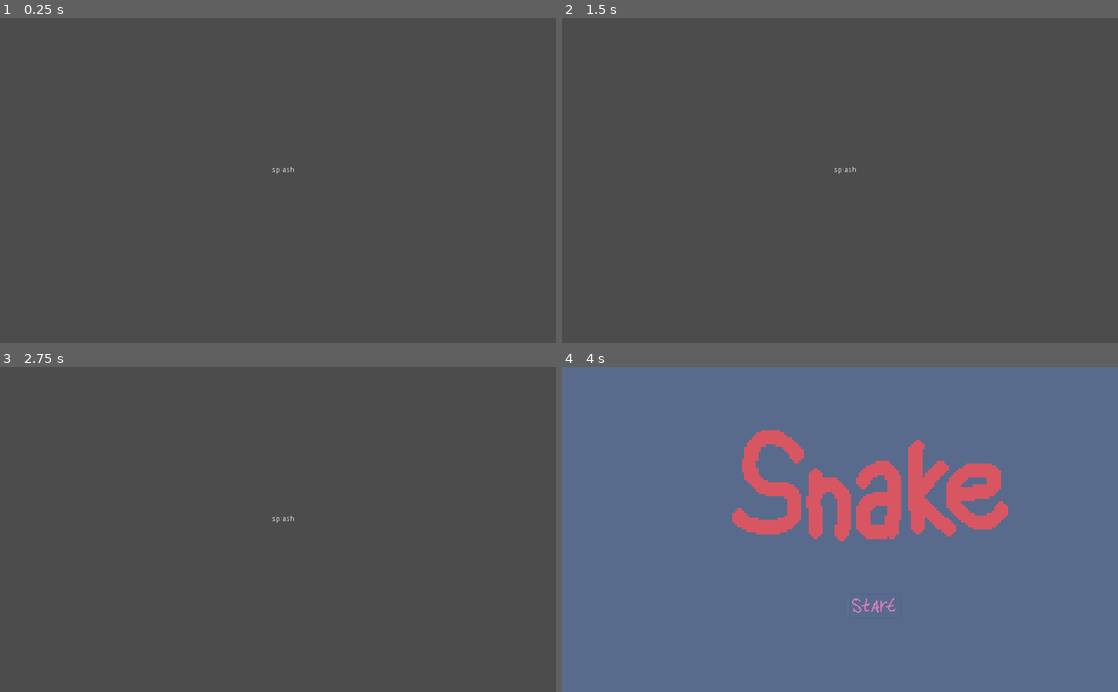
Above: before the commit, frames 1-4 (two rows, left to right).
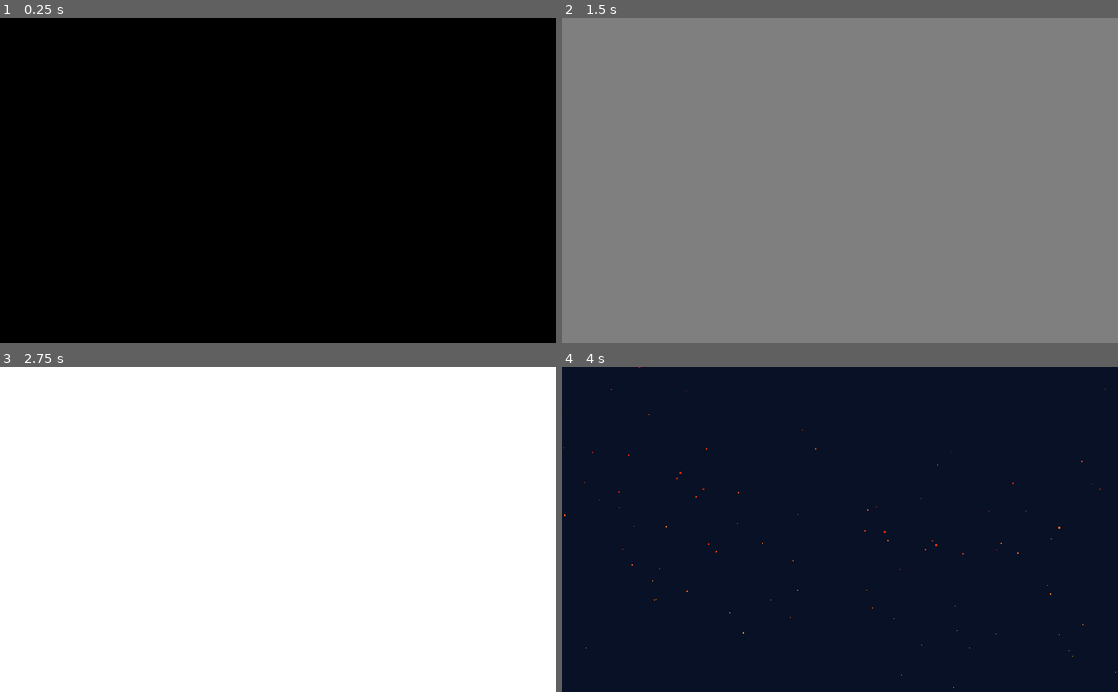
Above: after the commit, the same moments.

Repository: skarnl/godot--gwj31
Game: Godot game, scene res://screens/splash.tscn
The game is run twice, just before and just after one commit, with the same random seed, the same clock (stepped at 60 frames per second) and the same inputs. The engine's default icon, where the game draws it, is replaced by a stand-in: a white triangle on a blue panel in a dark square.
Inputs (mouse positions are in pixels of both pictures, inside the frame that each line leads up to):
- Up to frame 1 (0.25 s): no input
- Up to frame 2 (1.5 s): tap Enter at 0.5 s; move the mouse to (962, 164) at 0.52 s; hold Right (ui_right) 0.53-1.28 s; move the mouse to (728, 196) at 1.27 s; hold Down (ui_down) from 1.28 s (still down)
- Up to frame 3 (2.75 s): move the mouse to (333, 458) at 2.02 s; release Down (ui_down) at 2.03 s; hold Right (ui_right) from 2.03 s (still down)
- Up to frame 4 (4 s): tap Space at 2.75 s; move the mouse to (812, 594) at 2.77 s; release Right (ui_right) at 2.78 s; hold Up (ui_up) 2.78-3.53 s; move the mouse to (1006, 578) at 3.52 s; hold Left (ui_left) from 3.53 s (still down)

The runs differ from the first frame. In frame 1, 100% of the frame differs, in the area x 0-100%, y 0-100%; in frame 2, 100%; in frame 3, 100%; in frame 4, 100%.

Commit message:
Created intro screen thing splash

Diff:
--- a/screens/splash.gd
+++ b/screens/splash.gd
@@ -1,8 +1,23 @@
-extends Node2D
+extends Control
 
 
-# Called when the node enters the scene tree for the first time.
-func _ready():
-	yield(get_tree().create_timer(3.0), "timeout")
+export(String) var game_title : String
 
-	Game.transition_to(Game.GameState.MAIN_MENU)
+onready var title_node := $VBoxContainer/Title
+onready var animation := $AnimationPlayer
+onready var timer := $Timer
+
+
+func _ready() -> void:
+	setup()
+	intro()
+
+
+func setup() -> void:
+	title_node.text = game_title
+
+
+func intro() -> void:
+	animation.play("forefade")
+	yield(animation, "animation_finished")
+	animation.play("default")
--- a/screens/splash.tscn
+++ b/screens/splash.tscn
@@ -1,16 +1,162 @@
-[gd_scene load_steps=2 format=2]
+[gd_scene load_steps=9 format=2]
 
 [ext_resource path="res://screens/splash.gd" type="Script" id=1]
+[ext_resource path="res://assets/images/GWJ-31-Theme.png" type="Texture" id=2]
+[ext_resource path="res://assets/fonts/anton/Anton.ttf" type="DynamicFontData" id=3]
 
-[node name="Splash" type="Node2D"]
+[sub_resource type="DynamicFont" id=5]
+size = 64
+font_data = ExtResource( 3 )
+
+[sub_resource type="Curve" id=3]
+_data = [ Vector2( 0, 0.3 ), 0.0, 0.0, 0, 0, Vector2( 0.470238, 0.790865 ), 0.861538, 0.861538, 0, 0, Vector2( 1, 0.117788 ), -6.17647, 0.0, 0, 0 ]
+
+[sub_resource type="Gradient" id=2]
+offsets = PoolRealArray( 0, 0.662252, 1 )
+colors = PoolColorArray( 0.953125, 0.822001, 0.223389, 1, 0.996078, 0.156863, 0.027451, 1, 0.996078, 0.156863, 0.027451, 0 )
+
+[sub_resource type="Animation" id=1]
+resource_name = "default"
+length = 8.0
+tracks/0/type = "value"
+tracks/0/path = NodePath("VBoxContainer/Title:modulate")
+tracks/0/interp = 1
+tracks/0/loop_wrap = true
+tracks/0/imported = false
+tracks/0/enabled = true
+tracks/0/keys = {
+"times": PoolRealArray( 0, 1 ),
+"transitions": PoolRealArray( 1, 1 ),
+"update": 0,
+"values": [ Color( 1, 1, 1, 0 ), Color( 1, 1, 1, 1 ) ]
+}
+tracks/1/type = "value"
+tracks/1/path = NodePath("VBoxContainer/Title:rect_position")
+tracks/1/interp = 2
+tracks/1/loop_wrap = true
+tracks/1/imported = false
+tracks/1/enabled = true
+tracks/1/keys = {
+"times": PoolRealArray( 0, 0.2, 0.7, 1 ),
+"transitions": PoolRealArray( 0.27991, 1, 1, 1 ),
+"update": 0,
+"values": [ Vector2( 0, -80 ), Vector2( 0, 1 ), Vector2( 0, 1 ), Vector2( 0, 0 ) ]
+}
+tracks/2/type = "value"
+tracks/2/path = NodePath("VBoxContainer/TextureRect:modulate")
+tracks/2/interp = 1
+tracks/2/loop_wrap = true
+tracks/2/imported = false
+tracks/2/enabled = true
+tracks/2/keys = {
+"times": PoolRealArray( 0, 2, 3 ),
+"transitions": PoolRealArray( 1, 1, 1 ),
+"update": 0,
+"values": [ Color( 1, 1, 1, 0 ), Color( 1, 1, 1, 0 ), Color( 1, 1, 1, 1 ) ]
+}
+tracks/3/type = "value"
+tracks/3/path = NodePath("VBoxContainer/TextureRect:rect_position")
+tracks/3/interp = 1
+tracks/3/loop_wrap = true
+tracks/3/imported = false
+tracks/3/enabled = true
+tracks/3/keys = {
+"times": PoolRealArray( 0.00999999, 2, 3 ),
+"transitions": PoolRealArray( 1, 0.420448, 1 ),
+"update": 0,
+"values": [ Vector2( -80, 99 ), Vector2( -80, 99 ), Vector2( 0, 99 ) ]
+}
+
+[sub_resource type="Animation" id=4]
+resource_name = "forefade"
+length = 4.0
+tracks/0/type = "value"
+tracks/0/path = NodePath("ForeFade:color")
+tracks/0/interp = 1
+tracks/0/loop_wrap = true
+tracks/0/imported = false
+tracks/0/enabled = true
+tracks/0/keys = {
+"times": PoolRealArray( 0, 1, 2, 3, 4 ),
+"transitions": PoolRealArray( 1, 1, 1, 1, 1 ),
+"update": 0,
+"values": [ Color( 0, 0, 0, 1 ), Color( 0, 0, 0, 1 ), Color( 1, 1, 1, 1 ), Color( 1, 1, 1, 1 ), Color( 0, 0, 0, 0 ) ]
+}
+
+[node name="Splash" type="Control"]
+anchor_right = 1.0
+anchor_bottom = 1.0
 script = ExtResource( 1 )
-
-[node name="Label" type="Label" parent="."]
-margin_left = 501.0
-margin_top = 274.0
-margin_right = 541.0
-margin_bottom = 288.0
-text = "splash"
 __meta__ = {
 "_edit_use_anchors_": false
 }
+game_title = "Temp Game Title"
+
+[node name="Background" type="ColorRect" parent="."]
+anchor_right = 1.0
+anchor_bottom = 1.0
+color = Color( 0.0352941, 0.0705882, 0.152941, 1 )
+__meta__ = {
+"_edit_use_anchors_": false
+}
+
+[node name="VBoxContainer" type="VBoxContainer" parent="."]
+anchor_left = 0.5
+anchor_top = 0.5
+anchor_right = 0.5
+anchor_bottom = 0.5
+grow_horizontal = 2
+grow_vertical = 2
+alignment = 1
+__meta__ = {
+"_edit_use_anchors_": false
+}
+
+[node name="Title" type="Label" parent="VBoxContainer"]
+modulate = Color( 1, 1, 1, 0 )
+margin_top = -80.0
+margin_right = 700.0
+margin_bottom = 15.0
+custom_fonts/font = SubResource( 5 )
+text = "6"
+align = 1
+
+[node name="TextureRect" type="TextureRect" parent="VBoxContainer"]
+modulate = Color( 1, 1, 1, 0 )
+margin_left = -80.0
+margin_top = 18.0
+margin_right = 620.0
+margin_bottom = 218.0
+texture = ExtResource( 2 )
+
+[node name="Embers" type="CPUParticles2D" parent="."]
+position = Vector2( 0, 600 )
+amount = 256
+lifetime = 12.0
+preprocess = 9.0
+speed_scale = 2.0
+emission_shape = 2
+emission_rect_extents = Vector2( 1000, 1 )
+direction = Vector2( 1, -1 )
+spread = 0.0
+gravity = Vector2( 0, 0 )
+initial_velocity = 100.0
+initial_velocity_random = 0.5
+scale_amount = 4.0
+scale_amount_random = 1.0
+scale_amount_curve = SubResource( 3 )
+color_ramp = SubResource( 2 )
+
+[node name="ForeFade" type="ColorRect" parent="."]
+anchor_right = 1.0
+anchor_bottom = 1.0
+color = Color( 0, 0, 0, 0 )
+__meta__ = {
+"_edit_use_anchors_": false
+}
+
+[node name="AnimationPlayer" type="AnimationPlayer" parent="."]
+anims/default = SubResource( 1 )
+anims/forefade = SubResource( 4 )
+
+[node name="Timer" type="Timer" parent="."]
Binary file added: assets/fonts/anton/Anton.ttf
Not shown, added: assets/fonts/anton/OFL.txt
Binary file added: assets/images/GWJ-31-Theme.png
Not shown, added: assets/images/GWJ-31-Theme.png.import
